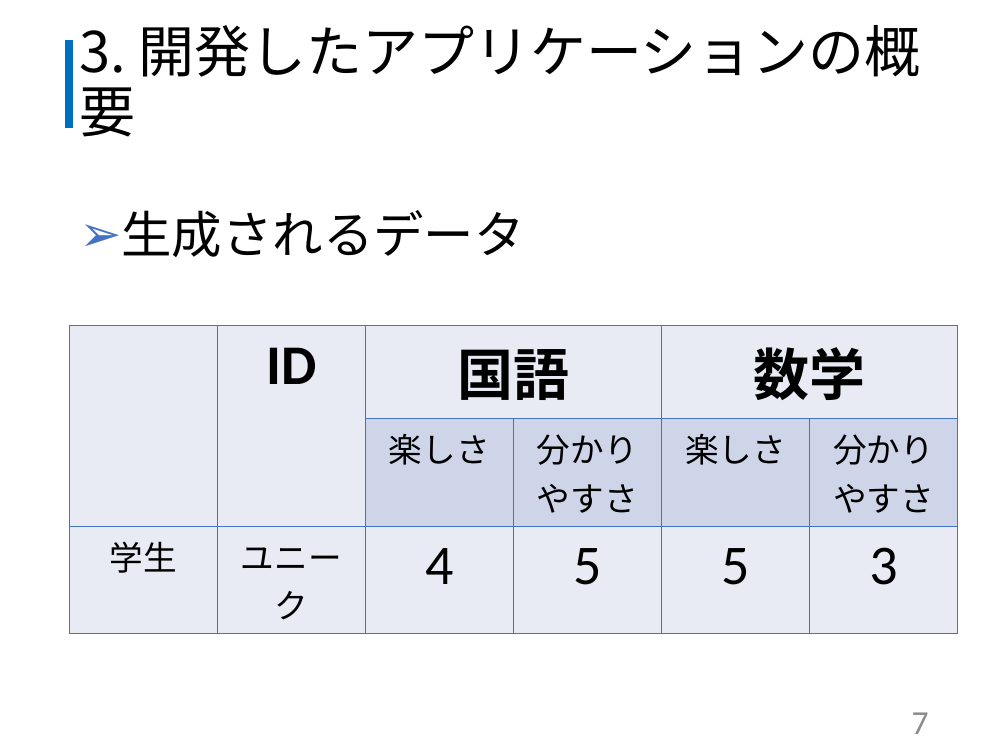
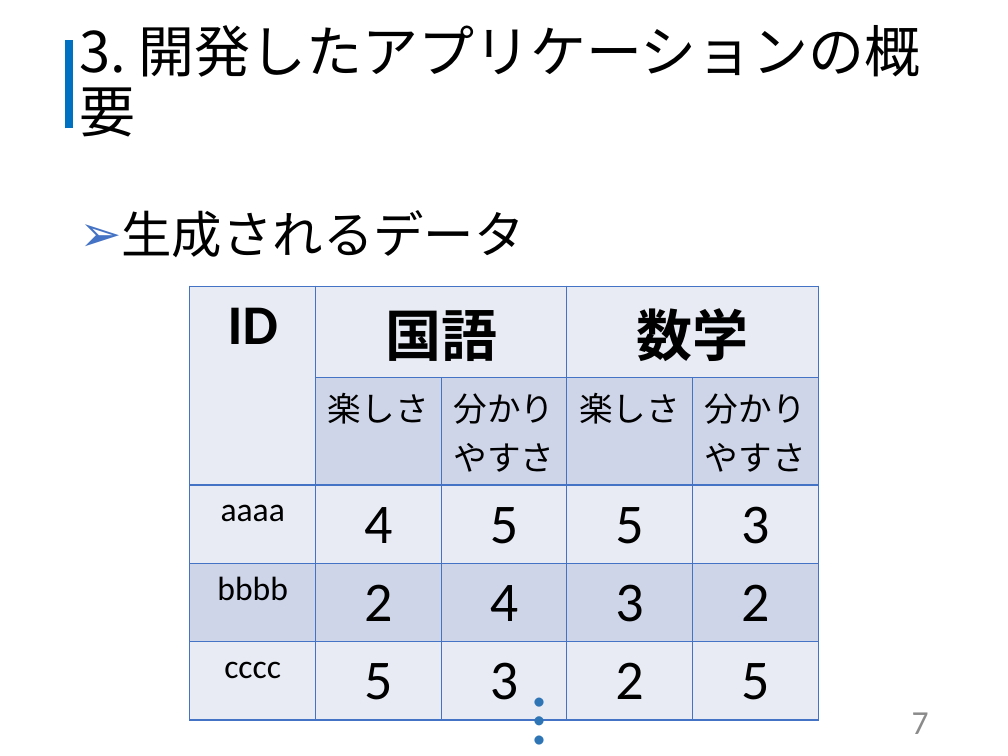
Before and after one commit to kazuwo/kosen-graduation-thesis, a slide deck: slide 8 of 卒業研究発表スライド.pptx. Drawn at 1008x756 pixels with LibreOffice and Linux fonts; fonts in the diff are those of the drawing. Boxes give left, top, right and bottom in pixels: in the first picture for what was removed or moved away, otherwise in the second. Text is boxed around its words. In the diff, an @@ line names an element or a change of style, - is before the commit and + after.

Commit message:
fix presentation slide

```diff
--- a/卒業研究発表スライド.pptx
+++ b/卒業研究発表スライド.pptx
@@ table at (190,286,820,704) @@
- | ID | 国語 |  | 数学 | 
- |  | 楽しさ | 分かりやすさ | 楽しさ | 分かりやすさ
-学生 | ユニーク | 4 | 5 | 5 | 3
+ID | 国語 |  | 数学 | 
+ | 楽しさ | 分かりやすさ | 楽しさ | 分かりやすさ
+aaaa | 4 | 5 | 5 | 3
+bbbb | 2 | 4 | 3 | 2
+cccc | 5 | 3 | 2 | 5
@@ table: place and size @@
-table at (70,326,959,624)
+table at (190,286,820,704)
@@ text added at (504,685,616,756), 54 pt, text #2E75B6 @@
+…
```
Also in this commit, not shown: 3 other slides changed, 2 other files.
